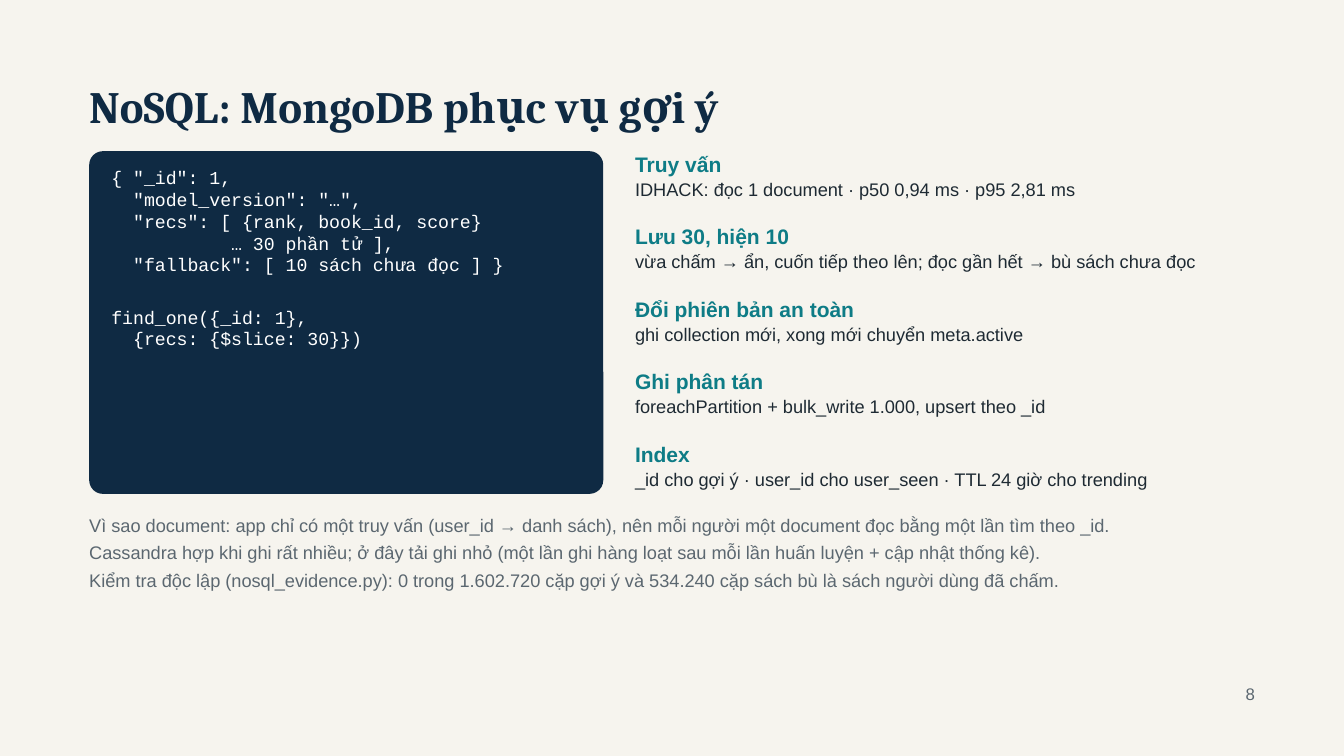
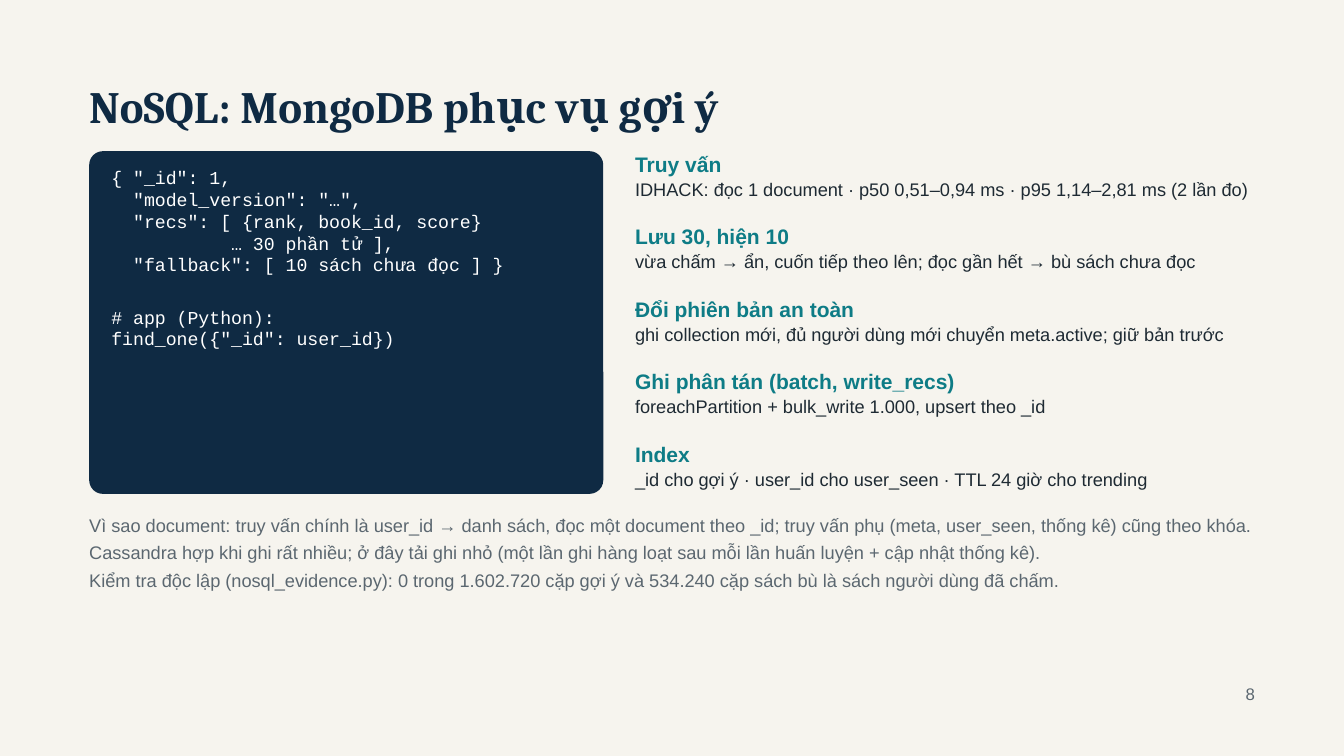
Before and after one commit to haoluonghuynhngoc/Group_06_BigData, a slide deck: slide 8 of Present/BookPulse - BDA501 Session 10 Final Presentation.pptx. Drawn at 1344x756 pixels with LibreOffice and Linux fonts; fonts in the diff are those of the drawing. Boxes give left, top, right and bottom in pixels: in the first picture for what was removed or moved away, otherwise in the second. Text is boxed around its words. In the diff, an @@ line names an element or a change of style, - is before the commit and + after.

```diff
--- a/Present/BookPulse - BDA501 Session 10 Final Presentation.pptx
+++ b/Present/BookPulse - BDA501 Session 10 Final Presentation.pptx
@@ text at bbox=[635, 182, 1248, 200]: text changed @@
-IDHACK: đọc 1 document · p50 0,94 ms · p95 2,81 ms
+IDHACK: đọc 1 document · p50 0,51–0,94 ms · p95 1,14–2,81 ms (2 lần đo)
@@ text at bbox=[111, 311, 395, 349]: text changed @@
-find_one({_id: 1},
-{recs: {$slice: 30}})
+# app (Python):
+find_one({"_id": user_id})
@@ text at bbox=[635, 327, 1224, 345]: text changed @@
-ghi collection mới, xong mới chuyển meta.active
+ghi collection mới, đủ người dùng mới chuyển meta.active; giữ bản trước
@@ text at bbox=[635, 373, 955, 394]: text changed @@
-Ghi phân tán
+Ghi phân tán (batch, write_recs)
@@ text at bbox=[89, 518, 1251, 536]: text changed @@
-Vì sao document: app chỉ có một truy vấn (user_id → danh sách), nên mỗi người một document đọc bằng một lần tìm theo _id.
+Vì sao document: truy vấn chính là user_id → danh sách, đọc một document theo _id; truy vấn phụ (meta, user_seen, thống kê) cũng theo khóa.
```
Also in this commit, not shown: 11 other slides changed, 1 slide added, 46 other files.
